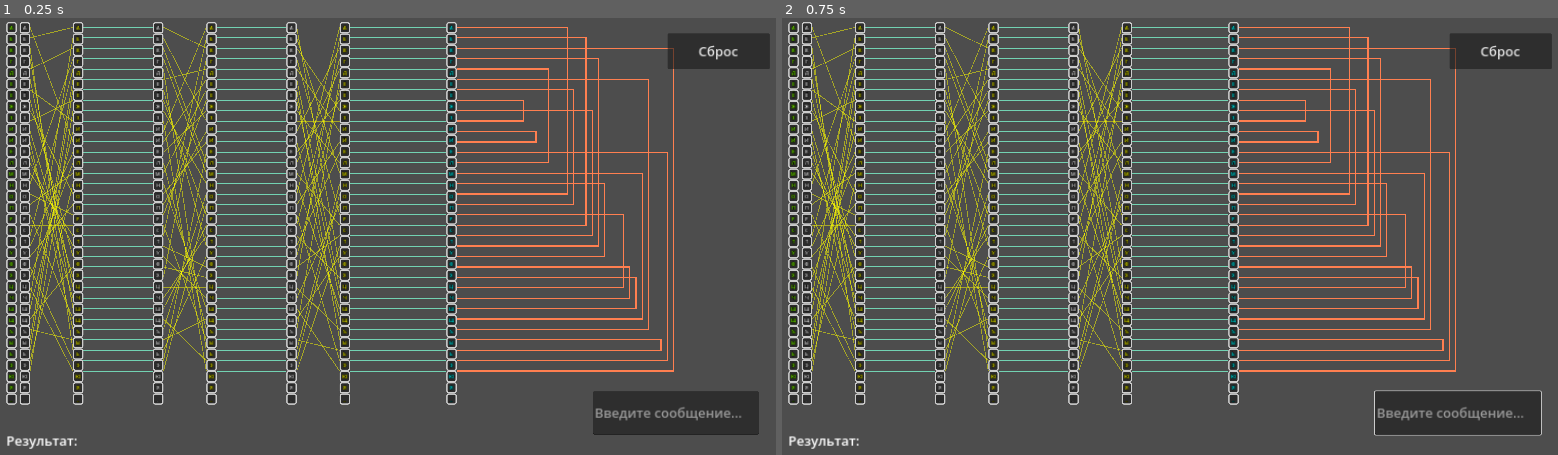
Above: before the commit, frames 1-2 (left to right).
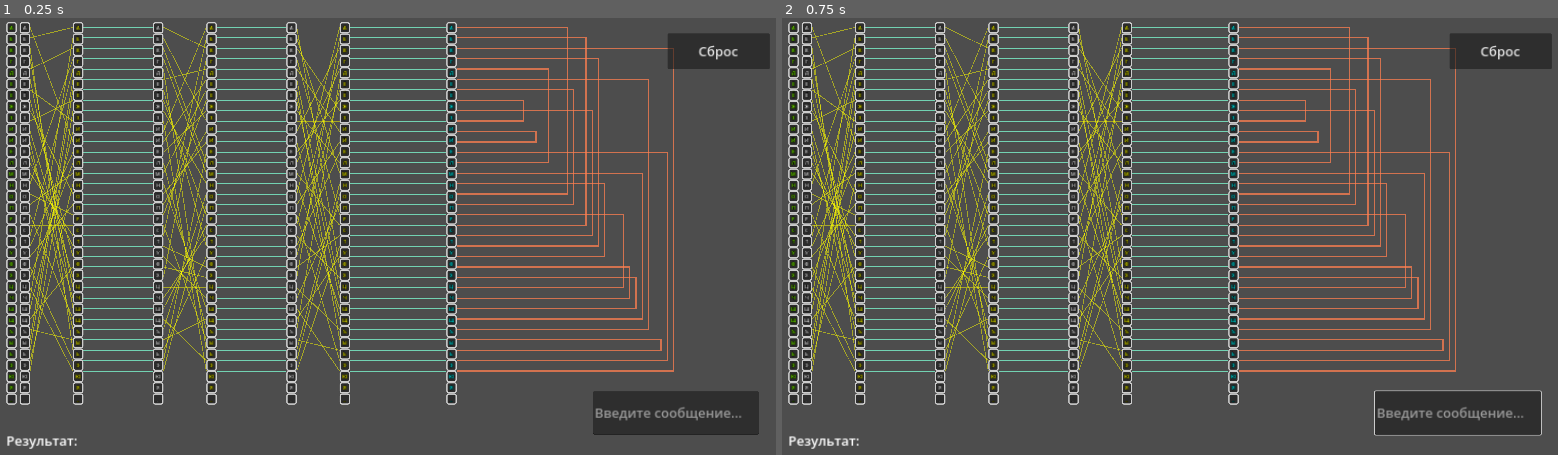
Above: after the commit, the same moments.

Repository: Yarosl-M/enigma
Game: Godot game, scene res://main_scene.tscn
The game is run twice, just before and just after one commit, with the same random seed, the same clock (stepped at 60 frames per second) and the same inputs.
Inputs (mouse positions are in pixels of both pictures, inside the frame that each line leads up to):
- Up to frame 1 (0.25 s): no input
- Up to frame 2 (0.75 s): click (1457, 411) at 0.52 s; type "Alex" at 0.6 s

The runs differ from the first frame. In frame 1, 2.5% of the frame differs, in the area x 58-87%, y 2-82%; in frame 2, 2.5%.

Commit message:
???????????????????????????????

Diff:
--- a/main.gd
+++ b/main.gd
@@ -112,7 +112,7 @@
 		33: 21,
 	},
 ];
-# sorry they're not in order bc i was making that with python lol
+
 const REFLECTOR_MAPPINGS := {
 	0: 16,
 	1: 19,
@@ -158,6 +158,8 @@
 
 var rotation_count := [0, 0, 0];
 
+var last_idx = null;
+
 @onready var input_text : LineEdit = $InputText;
 
 @onready var containers : Array[VBoxContainer] = [
@@ -248,6 +250,7 @@
 	var tf_idx := Globals.ALPHABET.find(char);
 	if tf_idx == -1:
 		return;
+	last_idx = tf_idx;
 	rotate_rotors();
 	for i in 3:
 		tf_idx = rotors[i][tf_idx];
@@ -275,31 +278,42 @@
 
 
 func _draw() -> void:
+	# highlight the latest entered key
+	for c in $InputKeys.get_children():
+		c.self_modulate = Color.WHITE;
+		c.get_node('Label').modulate = Color.CHARTREUSE;
+	if last_idx != null:
+		$InputKeys.get_children()[last_idx].get_node("Label").modulate = Color.VIOLET;
+		$InputKeys.get_children()[last_idx].self_modulate = Color.VIOLET;
+
+	for i in rotors.size():
+		for j in rotors[i].size():
+			var start : int = j;
+			var end : int = wrapi(rotors[i][j] - rotation_count[i], 0, 34);
+			var color := Color(Color.YELLOW, 0.5);
+			draw_line(
+				containers[2 * i].position + Vector2(25, 12.5 + 25 * start),
+				containers[2 * i + 1].position + Vector2(0, 12.5 + 25 * end),
+				color, 2);
+
+			draw_line(	# joining between rotors
+				containers[2 * i + 1].position + Vector2(25, 12.5 + 25 * j),
+				containers[2 * i + 2].position + Vector2(0, 12.5 + 25 * j),
+				Color(Color.AQUAMARINE, 0.75), 2.5
+			);
+
 	var reflector_temp := REFLECTOR_MAPPINGS.duplicate();
 	# pop pairs of letters from the reflector cloned dict and join them
 	# their X position depends only on the key though
 	while (not reflector_temp.is_empty()):
 		var key : int = reflector_temp[reflector_temp.keys()[0]];
 		var val : int = reflector_temp[key];
+		var color := Color(Color.CORAL, 0.75);
 		draw_polyline([
 			containers[6].position + Vector2(25, 12.5 + 25 * key),
 			containers[6].position + Vector2(50 + 15 * key, 12.5 + 25 * key),
 			containers[6].position + Vector2(50 + 15 * key, 12.5 + 25 * val),
 			containers[6].position + Vector2(25, 12.5 + 25 * val)
-		], Color.CORAL, 3.0);
+		], color, 3.0);
 		reflector_temp.erase(key);
 		reflector_temp.erase(val);
-
-	for i in rotors.size():
-		for j in rotors[i].size():
-			var start : int = j;
-			var end : int = wrapi(rotors[i][j] - rotation_count[i], 0, 34);
-			draw_line(
-				containers[2 * i].position + Vector2(25, 12.5 + 25 * start),
-				containers[2 * i + 1].position + Vector2(0, 12.5 + 25 * end),
-				Color(Color.YELLOW, 0.5), 2);
-			draw_line(
-				containers[2 * i + 1].position + Vector2(25, 12.5 + 25 * j),
-				containers[2 * i + 2].position + Vector2(0, 12.5 + 25 * j),
-				Color(Color.AQUAMARINE, 0.75), 2.5
-			);
